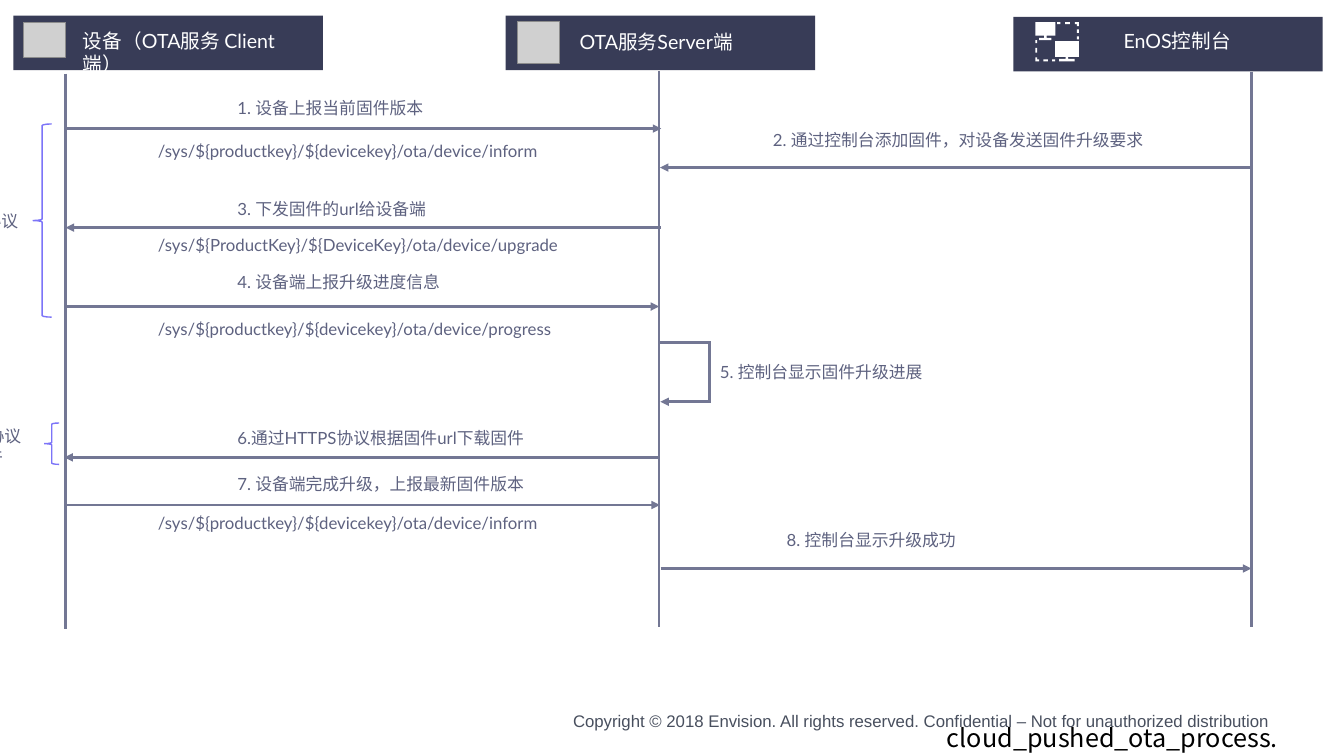
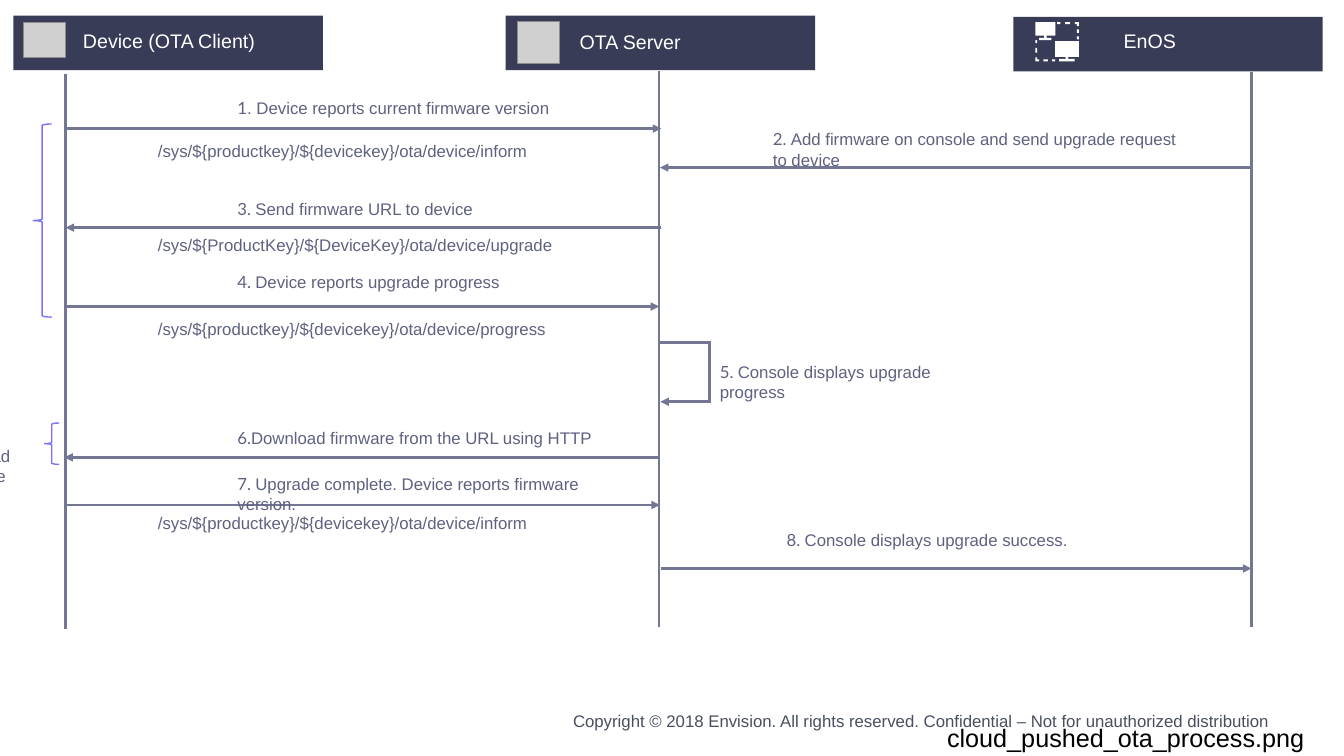
Before and after one commit to kikuchiyo/device_connection_en, a slide deck: slide 19 of media/device_en.pptx. Drawn at 1344x756 pixels with LibreOffice and Linux fonts; fonts in the diff are those of the drawing; grey boxes stand for pictures; background and template pictures are left out. Boxes give left, top, right and bottom in pixels: in the first picture for what was removed or moved away, otherwise in the second. Text is boxed around its words. In the diff, an @@ line names an element or a change of style, - is before the commit and + after.

```diff
--- a/media/device_en.pptx
+++ b/media/device_en.pptx
@@ text at <box>83,33,255,52</box>: text changed; font Lato to Arial @@
-设备（OTA服务 Client端）
+Device (OTA Client)
@@ text at <box>580,35,681,49</box>: text changed; font Lato to Arial @@
-OTA服务Server端
+OTA Server
@@ text at <box>1124,34,1176,48</box>: text changed; font Lato to Arial @@
-EnOS控制台
+EnOS
@@ text at <box>237,102,549,118</box>: text changed; font Lato to Arial @@
-1. 设备上报当前固件版本
+1. Device reports current firmware version
@@ font Lato to Arial in 4 elements at <box>158,516,527,533</box>, <box>158,239,552,255</box>, <box>158,322,546,339</box>, <box>158,144,527,161</box> @@
@@ text at <box>773,133,1176,169</box>: text changed; font Lato to Arial @@
-2. 通过控制台添加固件，对设备发送固件升级要求
+2. Add firmware on console and send upgrade request to device
@@ text at <box>0,206,41,236</box>: text changed; font Lato to Arial @@
-MQTT协议
+MQTT
@@ text at <box>237,203,472,215</box>: text changed; font Lato to Arial @@
-3. 下发固件的url给设备端
+3. Send firmware URL to device
@@ text at <box>237,276,499,292</box>: text changed; font Lato to Arial @@
-4. 设备端上报升级进度信息
+4. Device reports upgrade progress
@@ text at <box>720,366,931,402</box>: text changed; font Lato to Arial @@
-5. 控制台显示固件升级进展
+5. Console displays upgrade progress
@@ text at <box>237,432,592,448</box>: text changed; font Lato to Arial @@
-6.通过HTTPS协议根据固件url下载固件
+6.Download firmware from the URL using HTTP
@@ text at <box>237,432,394,444</box>: text changed; font Lato to Arial @@
-HTTPS协议
-下载固件
+HTTPS
+Download
+Firmware
@@ text at <box>237,478,578,510</box>: text changed; font Lato to Arial @@
-7. 设备端完成升级，上报最新固件版本
+7. Upgrade complete. Device reports firmware version.
@@ text at <box>787,534,1067,550</box>: text changed; font Lato to Arial @@
-8. 控制台显示升级成功
+8. Console displays upgrade success.
@@ text "cloud_pushed_ota_process.png" at <box>947,726,1304,752</box>: font Noto Sans CJK SC to Arial @@
```
Also in this commit, not shown: 1 other slide changed, 1 slide added, 1 slide removed, 20 other files.
